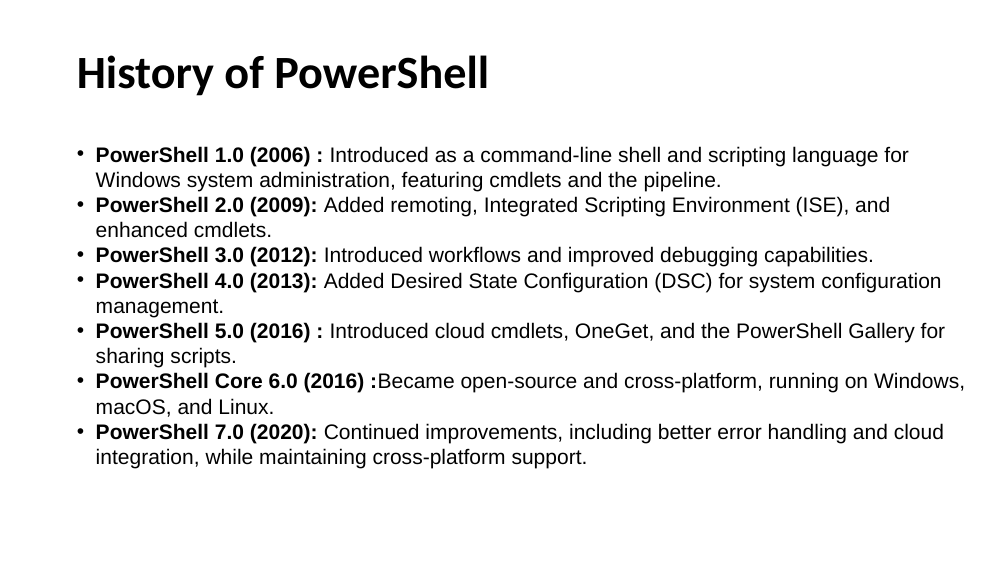
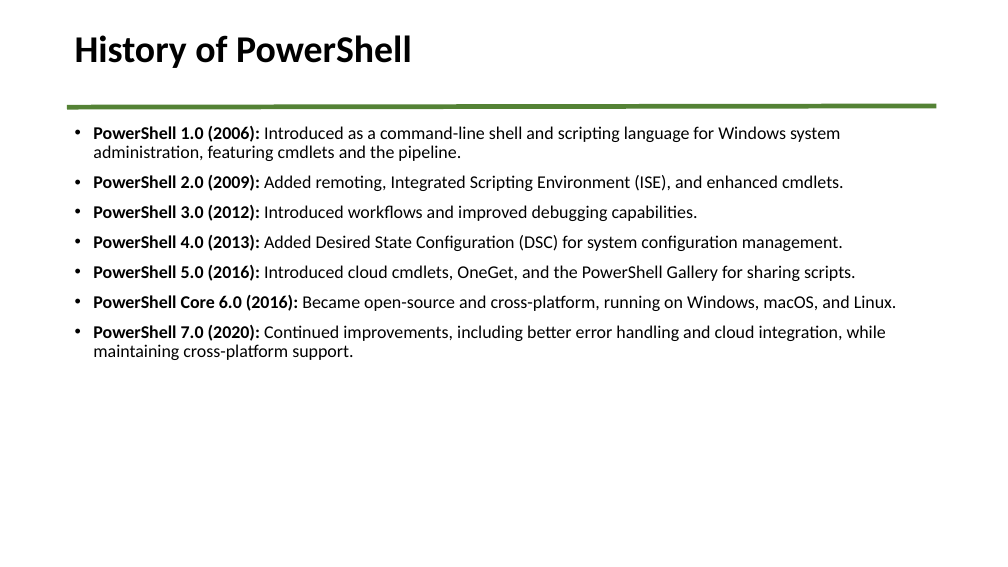
Before and after one commit to PSRITPro/my-learning-journal, a slide deck: slide 9 of PowerShell/Day1/PowerShell.pptx (slide 7 before the commit). Drawn at 1008x567 pixels with LibreOffice and Linux fonts; fonts in the diff are those of the drawing. Boxes give left, top, right and bottom in pixels: in the first picture for what was removed or moved away, otherwise in the second. Text is boxed around its words. In the diff, an @@ line names an element or a change of style, - is before the commit and + after.

```diff
--- a/PowerShell/Day1/PowerShell.pptx
+++ b/PowerShell/Day1/PowerShell.pptx
@@ title "History of PowerShell": place and size @@
-title "History of PowerShell" at (77, 55, 489, 96)
+title "History of PowerShell" at (67, 23, 937, 76)
@@ title "History of PowerShell" at (67, 23, 937, 76): size 44 to 36 pt; outline none to #FFFFFF 0.75 pt @@
@@ line added from (67, 107) to (937, 106), #548235 4.5 pt @@
@@ text "PowerShell 1.0 (2006): Introduced as ...": place and size @@
-text "PowerShell 1.0 (2006): Introduced as ..." at (96, 146, 965, 469)
+text "PowerShell 1.0 (2006): Introduced as ..." at (93, 126, 897, 360)
@@ text "PowerShell 1.0 (2006): Introduced as ..." at (93, 126, 897, 360): vertical alignment middle to top @@
@@ text at (93, 126, 840, 161): text changed; size 20 to 17.1 pt; font Arial to Calibri @@
-• PowerShell 1.0 (2006) : Introduced as a command-line shell and scripting language for Windows system administration, featuring cmdlets and the pipeline.
+• PowerShell 1.0 (2006): Introduced as a command-line shell and scripting language for Windows system administration, featuring cmdlets and the pipeline.
@@ text at (93, 175, 886, 360): size 20 to 17.1 pt, font Arial to Calibri in "PowerShell 2.0 (2009): Added remoting, Integrated Scripting ...", "PowerShell 3.0 (2012): Introduced workflows and improved ...", "PowerShell 4.0 (2013): Added Desired State Configuration ...", "PowerShell 7.0 (2020): Continued improvements, including bet ..."; line spacing 1 to 0.9; more space between paragraphs @@
@@ text at (93, 265, 897, 311): text changed; size 20 to 17.1 pt; font Arial to Calibri @@
-• PowerShell 5.0 (2016) : Introduced cloud cmdlets, OneGet, and the PowerShell Gallery for sharing scripts.
-• PowerShell Core 6.0 (2016) :Became open-source and cross-platform, running on Windows, macOS, and Linux.
+• PowerShell 5.0 (2016): Introduced cloud cmdlets, OneGet, and the PowerShell Gallery for sharing scripts.
+• PowerShell Core 6.0 (2016): Became open-source and cross-platform, running on Windows, macOS, and Linux.
```
Also in this commit, not shown: 7 other slides changed, 3 slides added, 4 other files.
